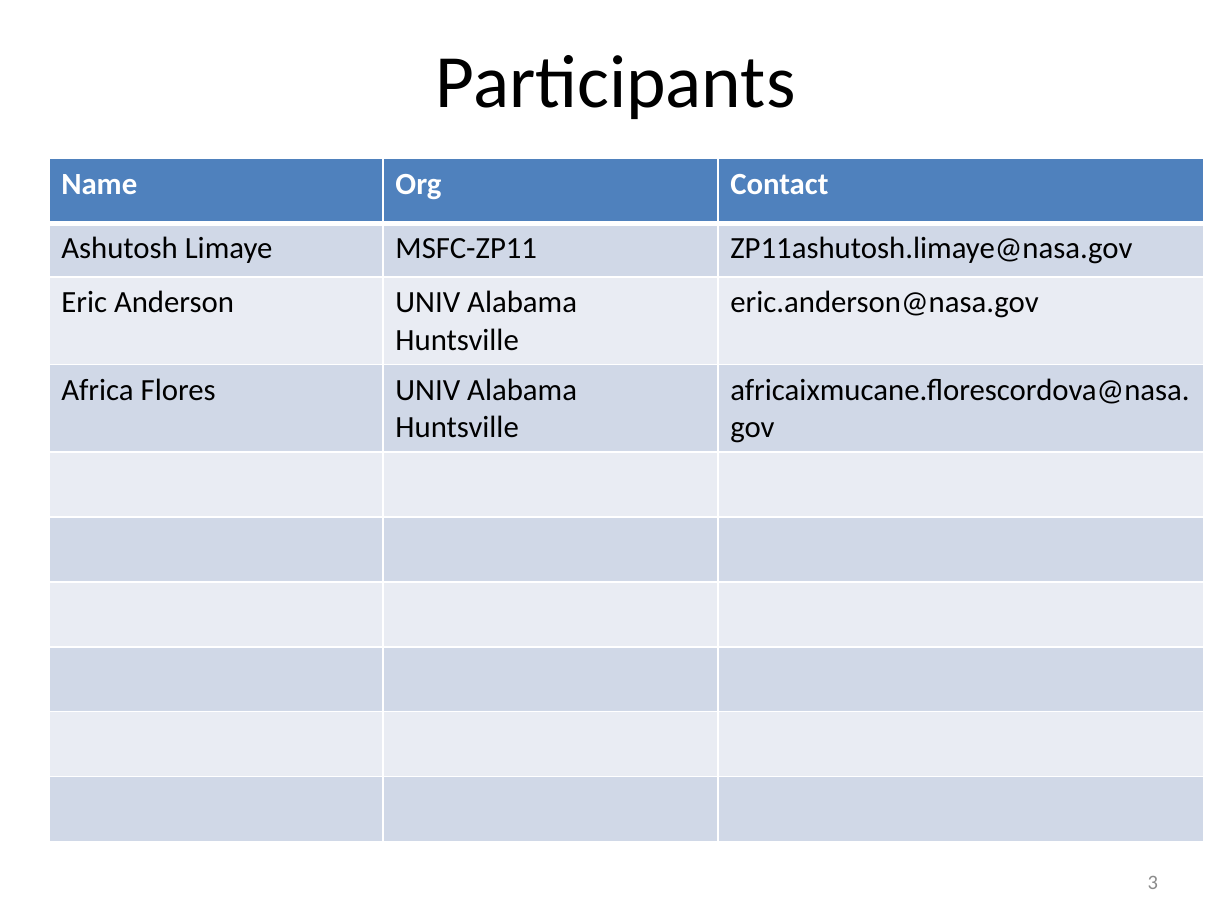
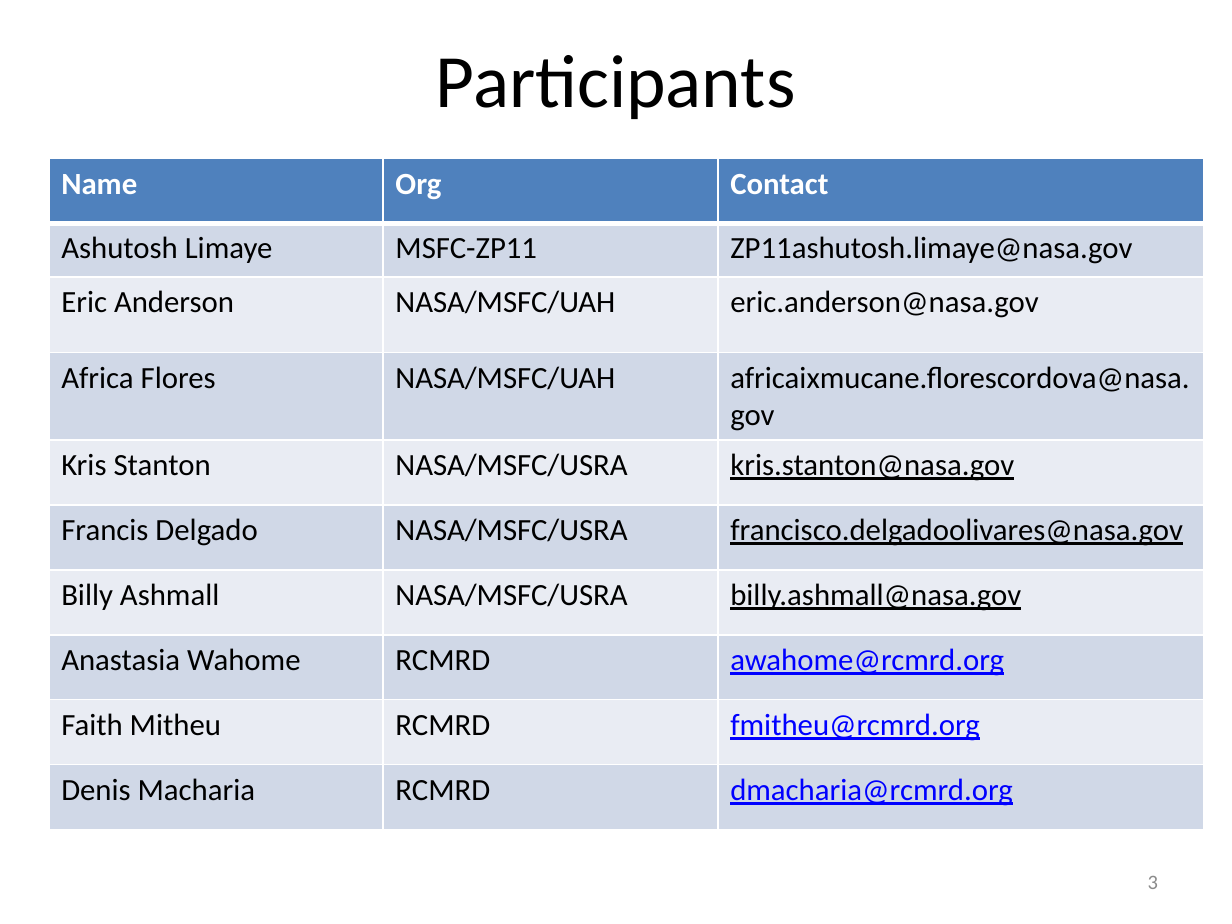
Before and after one commit to vightel/FloodMapsWorkshop, a slide deck: slide 3 of FloodMappingWorkshop.pptx. Drawn at 1232x924 pixels with LibreOffice and Linux fonts; fonts in the diff are those of the drawing. Boxes give left, top, right and bottom in pixels: in the first picture for what was removed or moved away, otherwise in the second. Text is boxed around its words. In the diff, an @@ line names an element or a change of style, - is before the commit and + after.

```diff
--- a/FloodMappingWorkshop.pptx
+++ b/FloodMappingWorkshop.pptx
@@ table at (49, 159, 1205, 829) @@
-row 3, column 2: UNIV Alabama Huntsville
+row 3, column 2: NASA/MSFC/UAH
-row 4, column 2: UNIV Alabama Huntsville
+row 4, column 2: NASA/MSFC/UAH
-row 5:  |  | 
+row 5: Kris Stanton | NASA/MSFC/USRA | kris.stanton@nasa.gov
-row 6:  |  | 
+row 6: Francis Delgado | NASA/MSFC/USRA | francisco.delgadoolivares@nasa.gov
-row 7:  |  | 
+row 7: Billy Ashmall | NASA/MSFC/USRA | billy.ashmall@nasa.gov
-row 8:  |  | 
+row 8: Anastasia Wahome | RCMRD | awahome@rcmrd.org
-row 9:  |  | 
+row 9: Faith Mitheu | RCMRD | fmitheu@rcmrd.org
-row 10:  |  | 
+row 10: Denis Macharia | RCMRD | dmacharia@rcmrd.org
```
